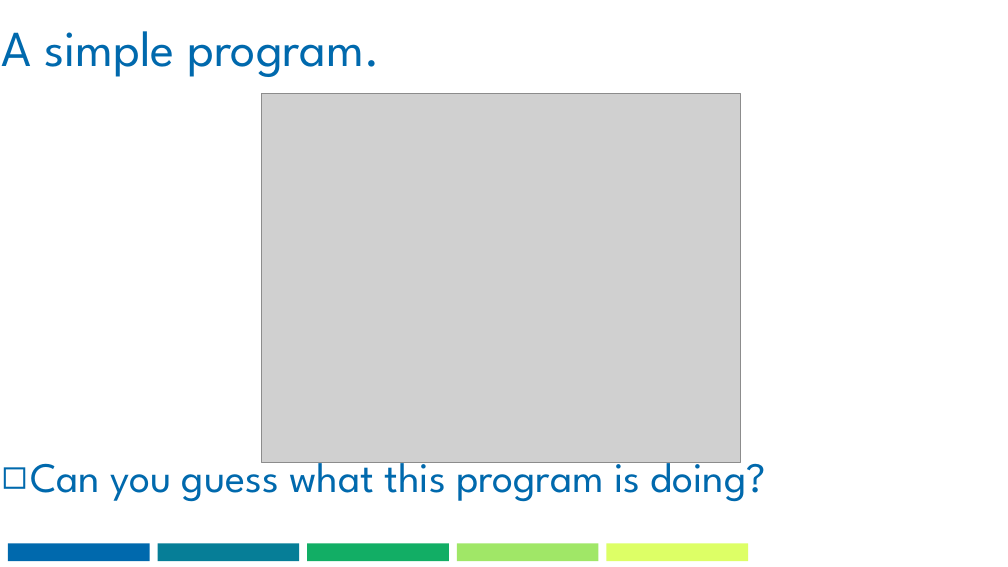
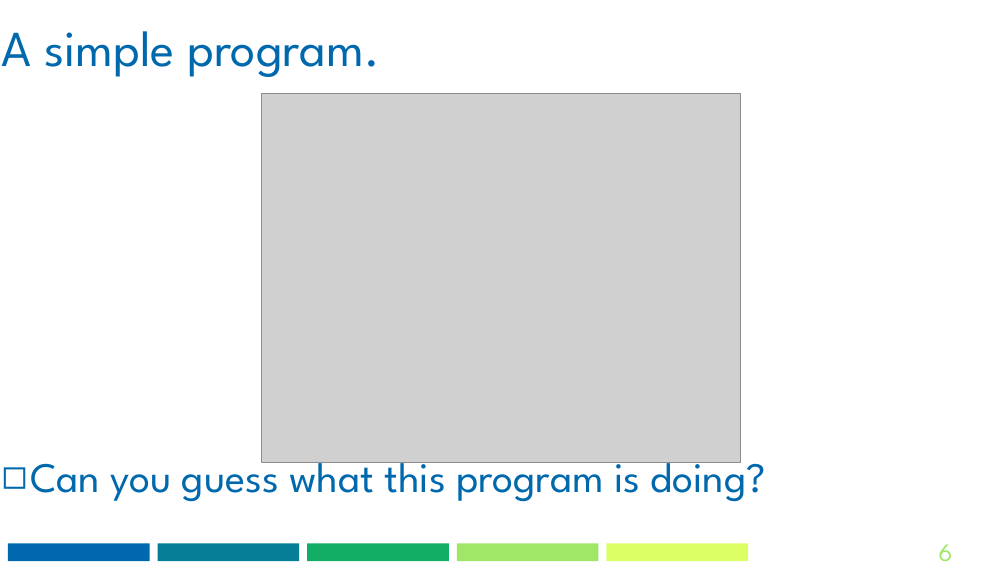
Before and after one commit to praveenv4k/indriya, a slide deck: slide 6 of docs/Misc/IndriyaHandout.pptx. Drawn at 1008x567 pixels with LibreOffice and Linux fonts; fonts in the diff are those of the drawing; grey boxes stand for pictures. Boxes give left, top, right and bottom in pixels: in the first picture for what was removed or moved away, otherwise in the second. Text is boxed around its words. In the diff, an @@ line names an element or a change of style, - is before the commit and + after.

```diff
--- a/docs/Misc/IndriyaHandout.pptx
+++ b/docs/Misc/IndriyaHandout.pptx
@@ page number added at (939, 544, 953, 561), 24 pt, text #A0E767 @@
+6
```
Also in this commit, not shown: 5 other slides changed, 9 other files.
